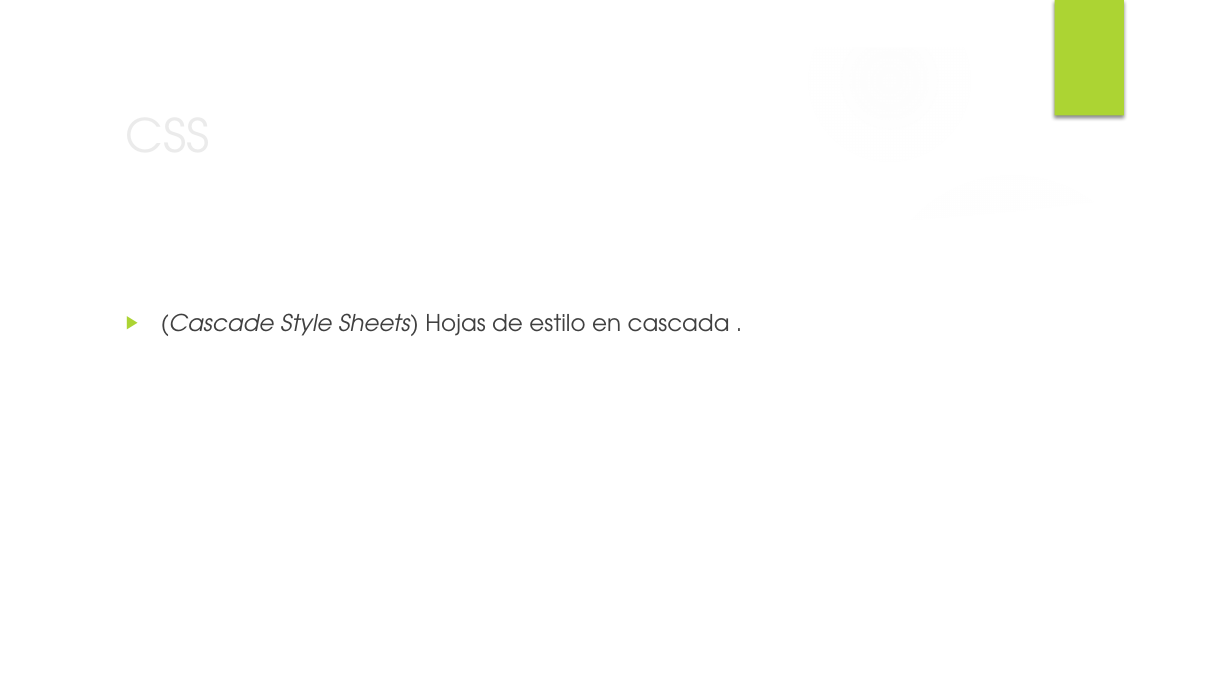
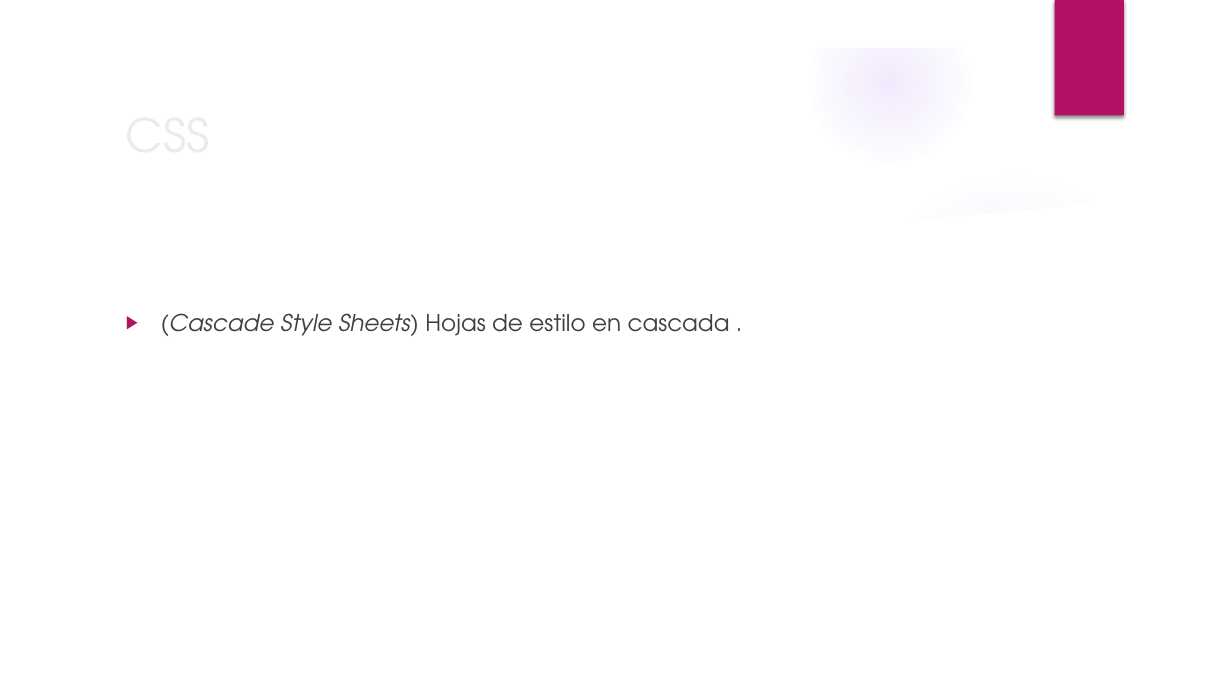
Before and after one commit to stealth14/Web-Transicion-Gradiente, a slide deck: slide 3 of diapositivas CSS.pptx. Drawn at 1232x693 pixels with LibreOffice and Linux fonts; fonts in the diff are those of the drawing; background and template pictures are left out. Boxes give left, top, right and bottom in pixels: in the first picture for what was removed or moved away, otherwise in the second. Text is boxed around its words. In the diff, an @@ line names an element or a change of style, - is before the commit and + after.

```diff
--- a/diapositivas CSS.pptx
+++ b/diapositivas CSS.pptx
@@ fill gradient #F7F7F7 to gradient #9B6BF2 in 3 elements at (x1=0, y1=270, x2=423, y2=693), (x1=0, y1=293, x2=238, y2=531), (x1=809, y1=1, x2=970, y2=163) @@
@@ rectangle at (x1=1055, y1=0, x2=1124, y2=116): fill #ACD433 to #B31166 @@
@@ text "(Cascade Style Sheets) Hojas de ..." at (x1=161, y1=313, x2=730, y2=336): bullet colour #ACD433 to #B31166 @@
```
Also in this commit, not shown: 4 other slides changed, 6 slides added, 1 slide removed.
